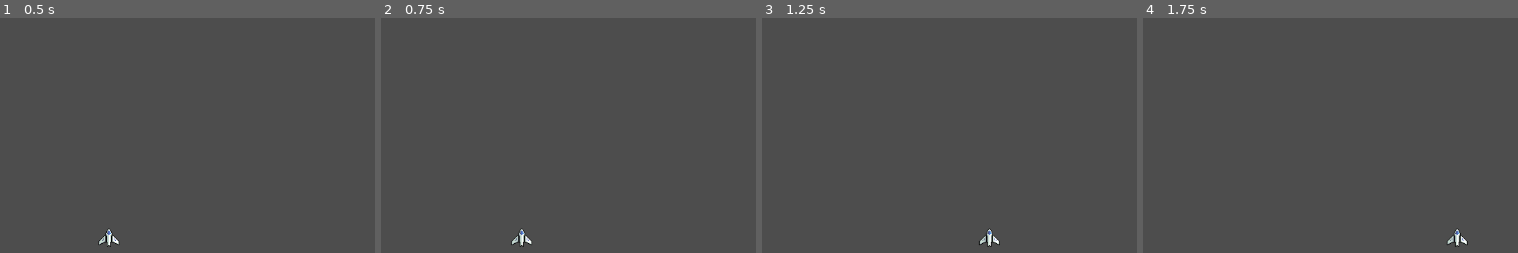
Above: before the commit, frames 1-4 (left to right).
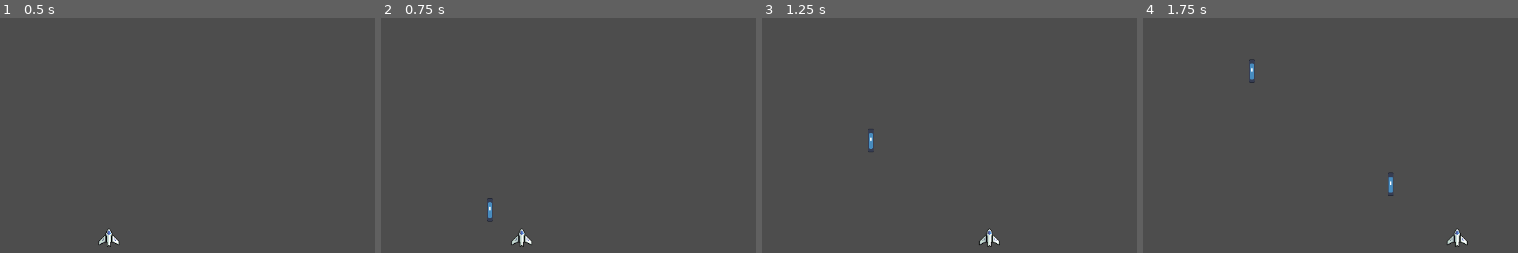
Above: after the commit, the same moments.

Repository: Sunny-Days-Ahead/Project-Iron
Game: Godot game, scene res://Scenes/Main.tscn
The game is run twice, just before and just after one commit, with the same random seed, the same clock (stepped at 60 frames per second) and the same inputs. The engine's default icon, where the game draws it, is replaced by a stand-in: a white triangle on a blue panel in a dark square.
Inputs:
- Up to frame 1 (0.5 s): no input
- Up to frame 2 (0.75 s): tap Enter (ui_accept) at 0.5 s; hold D (moveRight) from 0.53 s (still down); hold Space (shoot) from 0.53 s (still down)
- Up to frame 3 (1.25 s): keep holding D (moveRight); keep holding Space (shoot); tap Enter (ui_accept) at 0.77 s
- Up to frame 4 (1.75 s): keep holding D (moveRight); release Space (shoot) at 1.28 s; tap Space (shoot) at 1.35 s; tap Enter (ui_accept) at 1.52 s

Frame 1 is identical in both runs. In frame 2, less than 0.1% of the frame differs, in the area x 28-30%, y 76-87%; in frame 3, less than 0.1%; in frame 4, 0.2%, in the area x 28-67%, y 17-76%.

Commit message:
Testing Spawner

Diff:
--- a/Components/Spawner.gd
+++ b/Components/Spawner.gd
@@ -3,16 +3,36 @@
 extends Timer
 
 @export var sceneToSpawn : PackedScene
-@export var targetParent : Node
-@export var startPosition : Vector2
+@export var siblingOf : Node2D
+@export var spawnPosition : Vector2 = Global.OUT_OF_BOUNDS
+@export var spawnAngle : float = 0.0
+@export var autoSpawn : bool
+
+var canSpawn : bool = true
 
 func _ready() -> void:
 	timeout.connect(_on_spawner_timeout)
 
+	if autoSpawn:
+		autostart = true
+		start()
+
 func _on_spawner_timeout() -> void:
+	canSpawn = true
+
+	if autoSpawn:
+		spawn()
+
+func spawn() -> void:
 	var newEntity = sceneToSpawn.instantiate()
 
-	if startPosition != null:
-		newEntity.global_position = startPosition
+	newEntity.global_rotation_degrees = spawnAngle
 
-	targetParent.add_child(newEntity)
+	if spawnPosition != Global.OUT_OF_BOUNDS:
+		newEntity.global_position = spawnPosition
+	else:
+		newEntity.global_position = siblingOf.global_position
+
+	siblingOf.get_parent().add_child(newEntity)
+
+	canSpawn = false
--- a/Globals/Global.gd
+++ b/Globals/Global.gd
@@ -11,6 +11,7 @@
 # Game specific settings
 const GAME_RES : Vector2 = Vector2(320,576)	## Change this to your game resolution
 const HALF_RES : Vector2 = GAME_RES * 0.5
+const OUT_OF_BOUNDS : Vector2 = Vector2(-999.0, -999.0)
 
 # Save/config paths
 const SAVE_DIR : String = "user://saves/"
--- a/Scenes/Actors/Player.gd
+++ b/Scenes/Actors/Player.gd
@@ -37,7 +37,7 @@
 		current_speed = speed
 
 	if event.is_action_pressed("shoot") == true:
-		pass #just setting this up for later gonna make it pass for now
+		%BulletSpawn.spawn()
 
 func _on_health_component_died() -> void:
 	print("Oh no I died!")
--- a/Scenes/Actors/Player.tscn
+++ b/Scenes/Actors/Player.tscn
@@ -1,9 +1,11 @@
-[gd_scene load_steps=6 format=3 uid="uid://sc7cdfed8olm"]
+[gd_scene load_steps=8 format=3 uid="uid://sc7cdfed8olm"]
 
 [ext_resource type="Texture2D" uid="uid://cq5gpay6frarh" path="res://Assets/Player Assets/Player Ship Full HP.png" id="2_1p3rw"]
 [ext_resource type="Script" uid="uid://djvxgjtgk6qfl" path="res://Scenes/Actors/Player.gd" id="2_kne1u"]
 [ext_resource type="Script" uid="uid://dr061mb2blql5" path="res://Components/HealthComponent.gd" id="3_akrb1"]
 [ext_resource type="Script" uid="uid://bc1bysnspv2xu" path="res://Components/HurtBox.gd" id="4_26xe5"]
+[ext_resource type="Script" uid="uid://dbgqt4twdptii" path="res://Components/Spawner.gd" id="5_4fuvf"]
+[ext_resource type="PackedScene" uid="uid://k6phmbhftrdq" path="res://Scenes/Projectiles/Bullet.tscn" id="6_6q7nd"]
 
 [sub_resource type="RectangleShape2D" id="RectangleShape2D_e80uo"]
 size = Vector2(135, 132)
@@ -34,4 +36,12 @@
 [node name="CollisionPolygon2D" type="CollisionPolygon2D" parent="HurtBox"]
 polygon = PackedVector2Array(0, -12, -4, -6, -4, -3, -14, 6, -14, 10, -4, 5, -2, 12, 2, 12, 4, 5, 14, 10, 14, 5, 5, -3, 5, -6)
 
+[node name="BulletSpawn" type="Timer" parent="." node_paths=PackedStringArray("siblingOf")]
+unique_name_in_owner = true
+wait_time = 0.25
+script = ExtResource("5_4fuvf")
+sceneToSpawn = ExtResource("6_6q7nd")
+siblingOf = NodePath("..")
+metadata/_custom_type_script = "uid://dbgqt4twdptii"
+
 [connection signal="died" from="HealthComponent" to="." method="_on_health_component_died"]
--- /dev/null
+++ b/Scenes/Projectiles/Bullet.tscn
@@ -0,0 +1,11 @@
+[gd_scene load_steps=3 format=3 uid="uid://k6phmbhftrdq"]
+
+[ext_resource type="Script" uid="uid://b8ccbgeqcb213" path="res://Scenes/Projectiles/bullet.gd" id="1_jnb4d"]
+[ext_resource type="Texture2D" uid="uid://dblruyuxfjirx" path="res://Assets/icon.svg" id="2_rjcpp"]
+
+[node name="Bullet" type="Node2D"]
+script = ExtResource("1_jnb4d")
+
+[node name="Sprite2D" type="Sprite2D" parent="."]
+scale = Vector2(0.0625, 0.265625)
+texture = ExtResource("2_rjcpp")
--- /dev/null
+++ b/Scenes/Projectiles/bullet.gd
@@ -0,0 +1,11 @@
+extends Node2D
+
+
+# Called when the node enters the scene tree for the first time.
+func _ready() -> void:
+	pass # Replace with function body.
+
+
+# Called every frame. 'delta' is the elapsed time since the previous frame.
+func _process(delta: float) -> void:
+	global_position.y -= delta * 200
Not shown, added: Scenes/Projectiles/bullet.gd.uid
